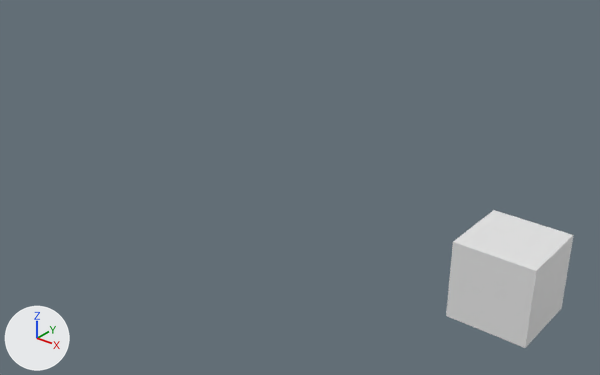
Two versions of the Blender file RAW/blender/blender_practice_2.blend, one commit apart.
Camera for both pictures: a camera (50 mm lens) standing at (6.53, -15.92, 10.28) and looking at (-6.61, 0.51, 0.09). Arrows for +X, +Y and +Z are at lower left; the lights stay in place. The same objects are shown in both versions, whatever each file hides.
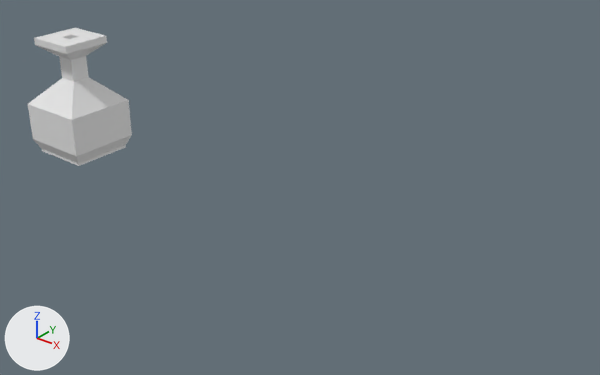
What differs and where, as boxes (x1, y1, x2, y2) in the pictures (600 x 375 px):
'Cube', reshaped, moved (19% narrower): before (446, 210, 574, 348); after (28, 28, 132, 166)

What the commit changed:
me_cube is used by ob_cube; location (0.0, 0.0, 0.0).
me_cube had 8 vertices, 6 faces and spanned x -1.0..1.0, y -1.0..1.0, z -1.0..1.0.
me_cube now has 40 vertices, 38 faces and spans x -1.17..1.17, y -1.17..1.17, z -1.0..2.94.
Part 1, on me_cube:
4 vertices are removed from x -1.0..1.0, y -1.0..1.0, z 1.0.
5 faces are deleted.
36 vertices are added at x -1.17..1.17, y -1.17..1.17, z -0.92..2.94.
37 new faces join them.
Object 'Cube' (ob_cube) moves from (0.0, 0.0, 0.0) to (-15.69, 0.0, 0.0).
